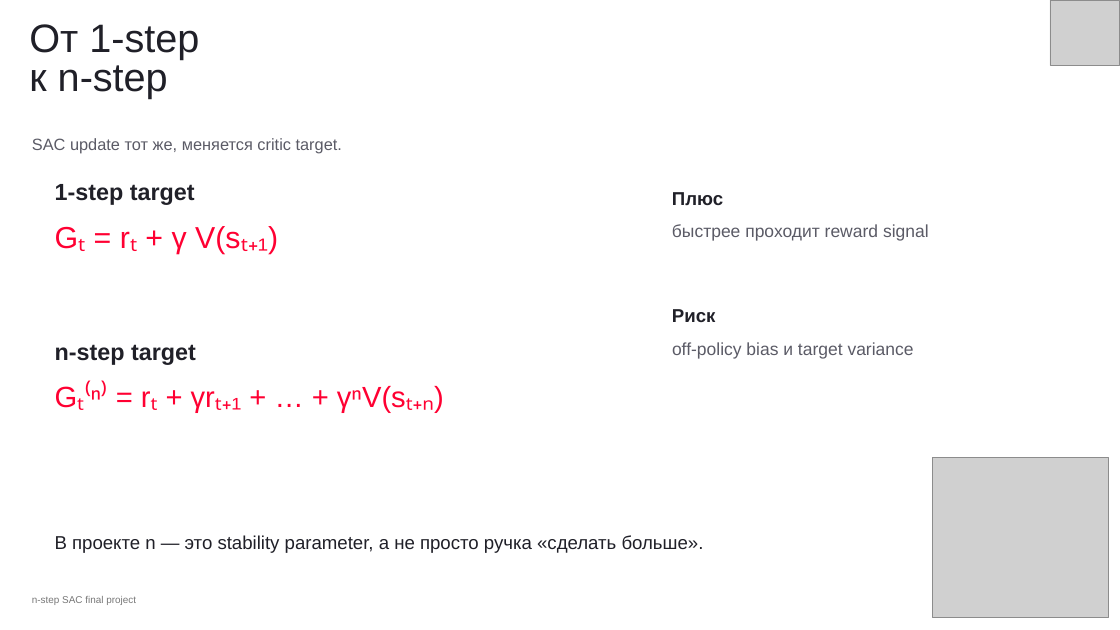
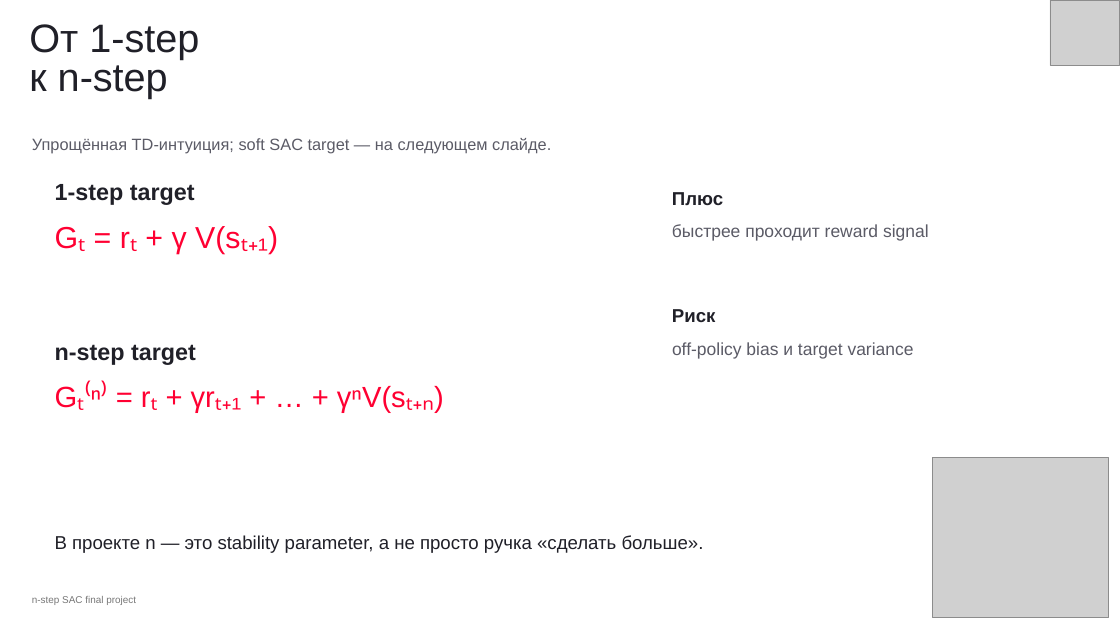
Before and after one commit to Therad445/nstep-sac-reproducibility, a slide deck: slide 6 of slides/nstep_sac_template_style_deck_ru.pptx. Drawn at 1120x630 pixels with LibreOffice and Linux fonts; fonts in the diff are those of the drawing; grey boxes stand for pictures. Boxes give left, top, right and bottom in pixels: in the first picture for what was removed or moved away, otherwise in the second. Text is boxed around its words. In the diff, an @@ line names an element or a change of style, - is before the commit and + after.

```diff
--- a/slides/nstep_sac_template_style_deck_ru.pptx
+++ b/slides/nstep_sac_template_style_deck_ru.pptx
@@ text at bbox=[32, 138, 551, 153]: text changed @@
-SAC update тот же, меняется critic target.
+Упрощённая TD-интуиция; soft SAC target — на следующем слайде.
```
Also in this commit, not shown: 5 other slides changed, 3 other files.
